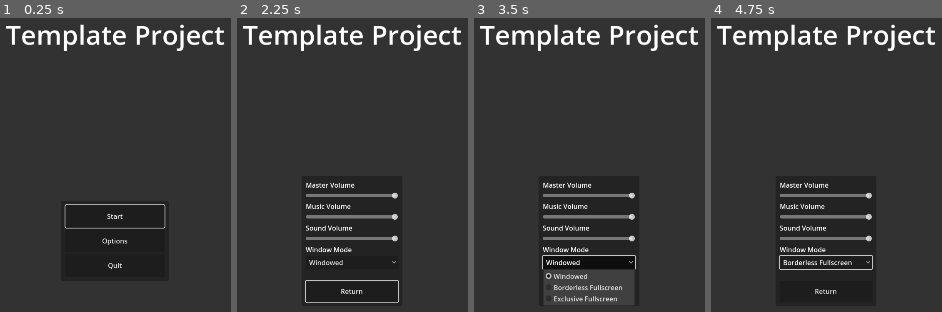
Above: before the commit, frames 1-4 (left to right).
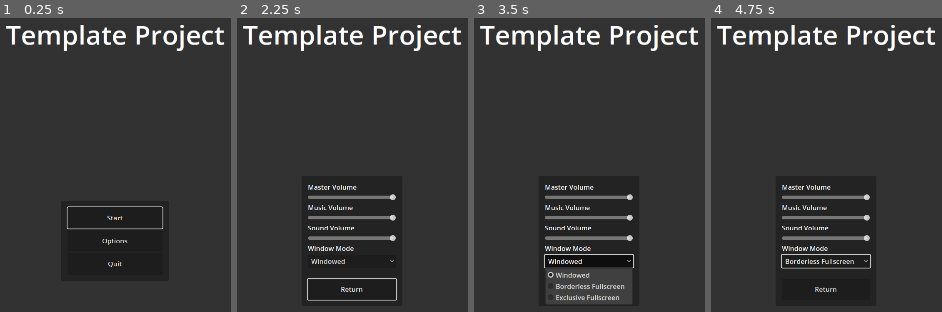
Above: after the commit, the same moments.

Repository: Kidcredible300/template-project
Game: Godot game, scene res://scenes/menu/main_menu.tscn
The game is run twice, just before and just after one commit, with the same random seed, the same clock (stepped at 60 frames per second) and the same inputs.
Inputs (mouse positions are in pixels of both pictures, inside the frame that each line leads up to):
- Up to frame 1 (0.25 s): no input
- Up to frame 2 (2.25 s): click "Start" at 0.5 s; click "Start" at 1.25 s; click "Options" at 2 s
- Up to frame 3 (3.5 s): click "Windowed" at 2.75 s
- Up to frame 4 (4.75 s): click "Return" at 3.5 s; move the mouse to (outside the picture) at 4.27 s; hold D (right) from 4.28 s (still down); hold W (foward) from 4.28 s (still down)

The runs differ from the first frame. In frame 1, 1.6% of the frame differs, in the area x 2-97%, y 2-86%; in frame 2, 3.9%; in frame 3, 4.9%, in the area x 2-97%, y 2-98%; in frame 4, 4.2%.

Commit message:
Messed around with some settings to make it look nicer.

Diff:
--- a/miscellaneous/Theme.tres
+++ b/miscellaneous/Theme.tres
@@ -1,7 +1,7 @@
 [gd_resource type="Theme" format=3 uid="uid://cegyp5c4jrryo"]
 
 [resource]
-MarginContainer/constants/margin_bottom = 10
-MarginContainer/constants/margin_left = 10
-MarginContainer/constants/margin_right = 10
-MarginContainer/constants/margin_top = 10
+MarginContainer/constants/margin_bottom = 15
+MarginContainer/constants/margin_left = 15
+MarginContainer/constants/margin_right = 15
+MarginContainer/constants/margin_top = 15
--- a/project.godot
+++ b/project.godot
@@ -28,6 +28,10 @@
 window/size/viewport_width=1920
 window/size/viewport_height=1080
 window/stretch/mode="viewport"
+
+[gui]
+
+theme/default_font_antialiasing=2
 
 [input]
 
